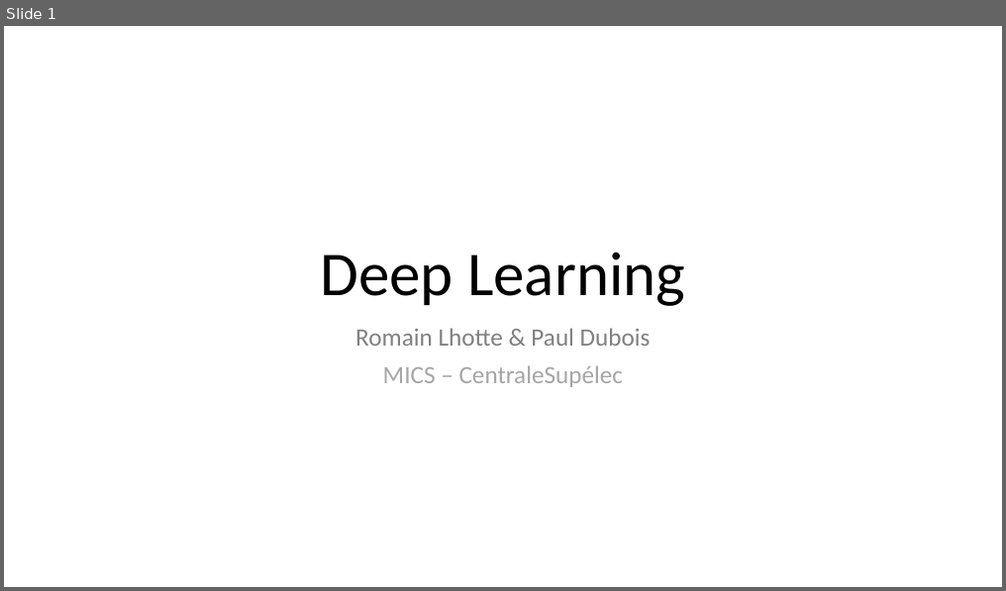
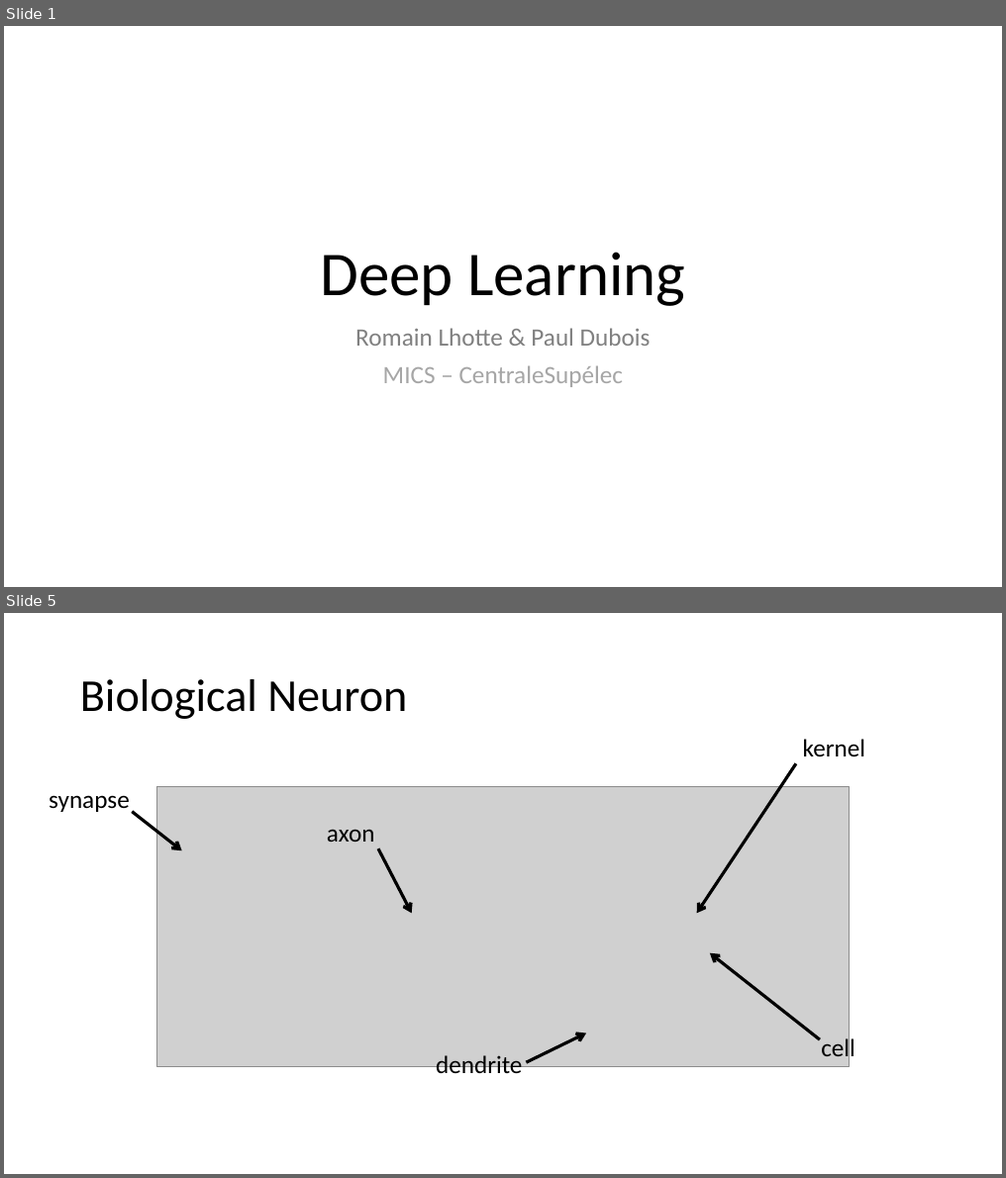
Before and after one commit to MICS-Lab/DeepLearningCourse, a slide deck: Cours1.pptx. Shown one above the other, each under a label of ours: slide 1 before the commit, slides 1 and 5 after it; the slides between them are not shown. The pictures are 1006x591 and 1006x1178 pixels, drawn with LibreOffice and Linux fonts; fonts in the diff are those of the drawing; grey boxes stand for pictures. Boxes give left, top, right and bottom in pixels: in the first picture for what was removed or moved away, otherwise in the second. Text is boxed around its words. In the diff, an @@ line names an element or a change of style, - is before the commit and + after.

Commit message:
biological neuron + link with computational neuron

```diff
--- a/Cours1.pptx
+++ b/Cours1.pptx
@@ slide 5 added at box(4, 613, 1002, 1174), background #FFFFFF @@
@@ title added at box(80, 679, 407, 719), 44 pt, text #000000 @@
+Biological Neuron
@@ text added at box(803, 739, 865, 757), 24 pt, text #000000 @@
+kernel
@@ picture added at box(156, 786, 849, 1066) @@
@@ arrow added from (796, 763) to (697, 913), #000000 3 pt @@
@@ text added at box(49, 795, 130, 812), 24 pt, text #000000 @@
+synapse
@@ arrow added from (132, 811) to (182, 851), #000000 3 pt @@
@@ text added at box(327, 829, 375, 842), 24 pt, text #000000 @@
+axon
@@ arrow added from (378, 849) to (412, 913), #000000 3 pt @@
@@ arrow added from (820, 1040) to (710, 954), #000000 3 pt @@
@@ text added at box(436, 1056, 522, 1080), 24 pt, text #000000 @@
+dendrite
@@ arrow added from (527, 1062) to (586, 1034), #000000 3 pt @@
@@ text added at box(821, 1037, 855, 1063), 24 pt, text #000000 @@
+cell
```
Also in this commit, not shown: 1 slide changed, 6 other slides added.
